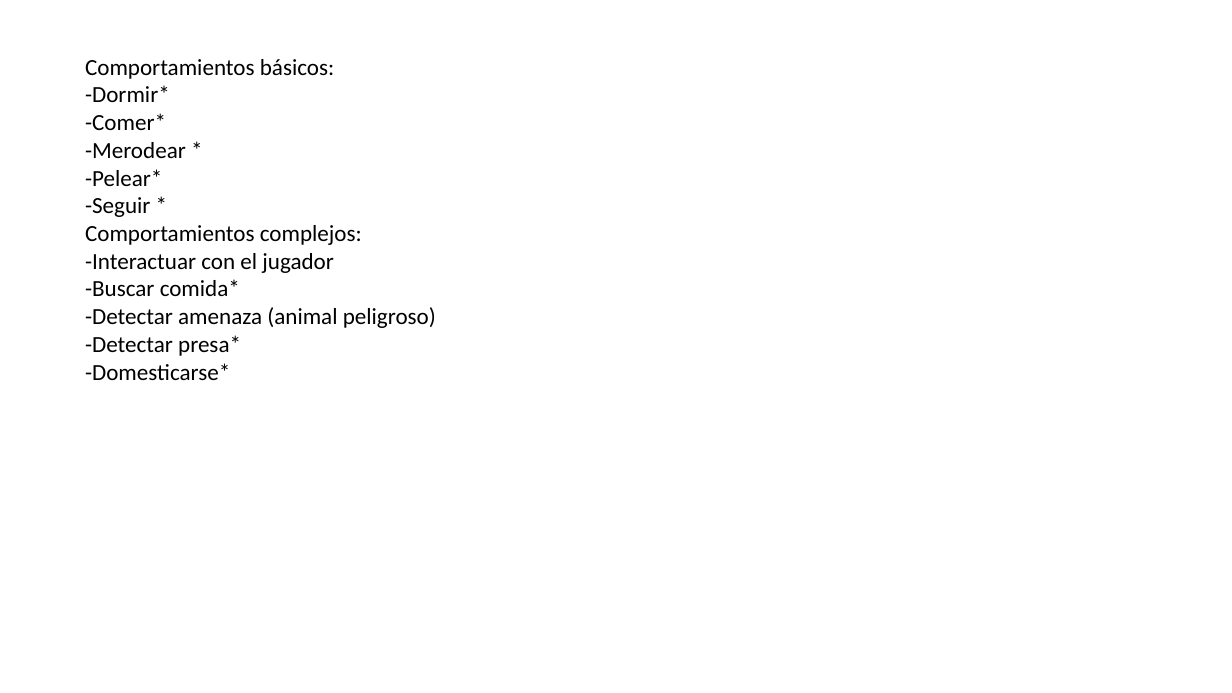
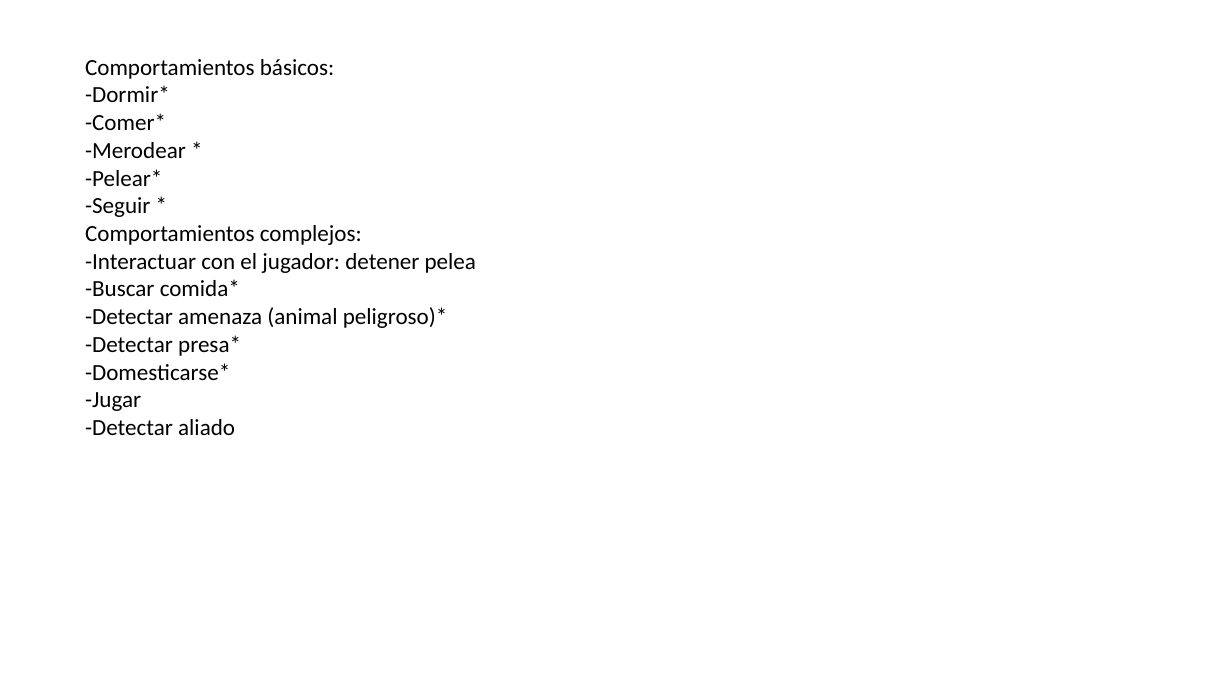
Before and after one commit to Will7461/IAV21-William-Molina, a slide deck: slide 2 of Tukisland.pptx. Drawn at 1232x693 pixels with LibreOffice and Linux fonts; fonts in the diff are those of the drawing. Boxes give left, top, right and bottom in pixels: in the first picture for what was removed or moved away, otherwise in the second. Text is boxed around its words. In the diff, an @@ line names an element or a change of style, - is before the commit and + after.

```diff
--- a/Tukisland.pptx
+++ b/Tukisland.pptx
@@ text at bbox=[85, 253, 476, 273]: text changed @@
--Interactuar con el jugador
+-Interactuar con el jugador: detener pelea
@@ text at bbox=[85, 307, 448, 328]: text changed @@
--Detectar amenaza (animal peligroso)
+-Detectar amenaza (animal peligroso)*
@@ text at bbox=[85, 392, 235, 435]: paragraphs added @@
+-Jugar
+-Detectar aliado
```
Also in this commit, not shown: 18 other files.
